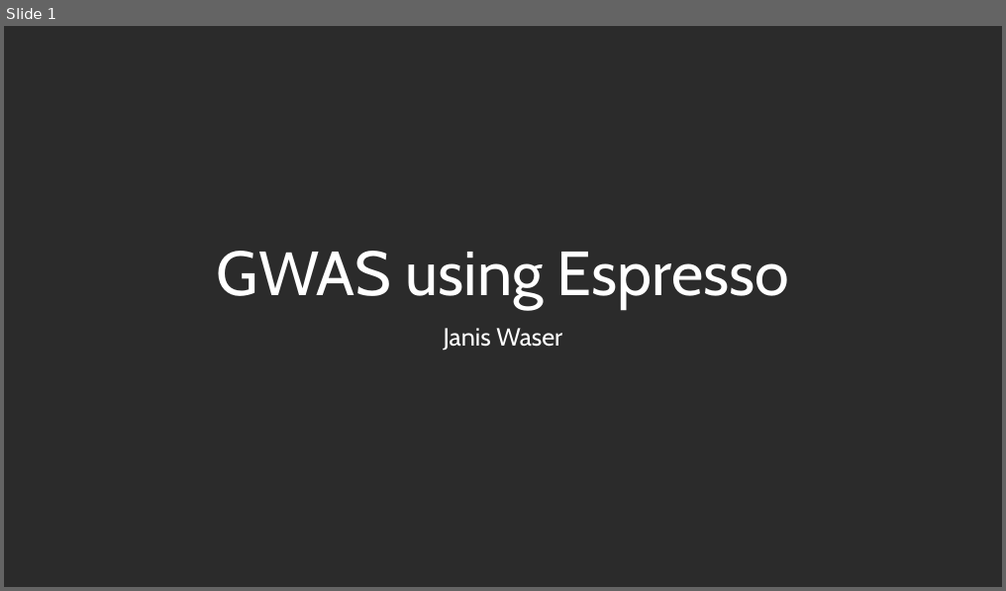
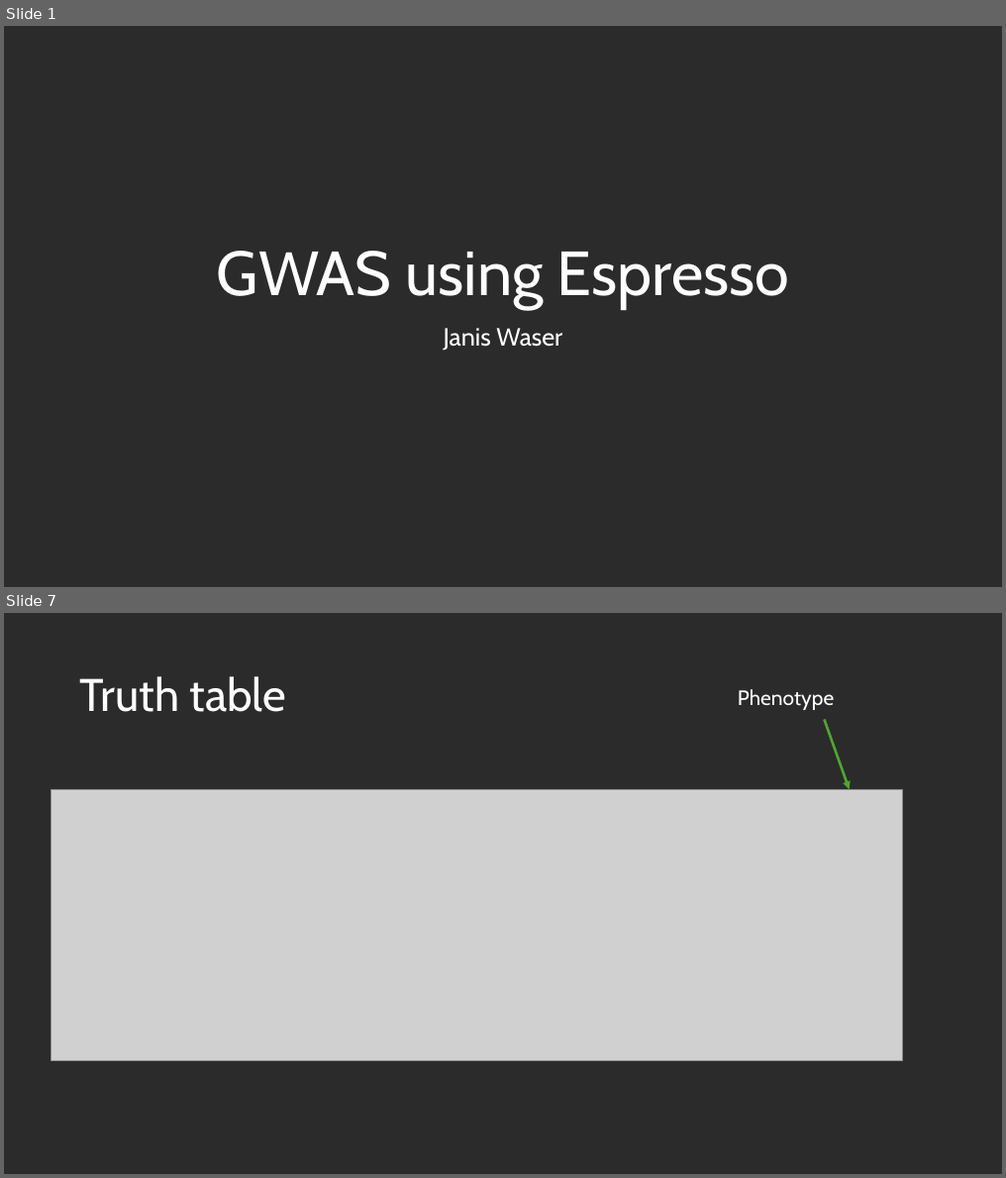
Before and after one commit to us-ja/GWAS_Internship_2025, a slide deck: Presentation/End_of_internship.pptx. Shown one above the other, each under a label of ours: slide 1 before the commit, slides 1 and 7 after it; the slides between them are not shown. The pictures are 1006x591 and 1006x1178 pixels, drawn with LibreOffice and Linux fonts; fonts in the diff are those of the drawing; grey boxes stand for pictures; background and template pictures are left out; a plain dark background stands for a picture behind light text. Boxes give left, top, right and bottom in pixels: in the first picture for what was removed or moved away, otherwise in the second. Text is boxed around its words. In the diff, an @@ line names an element or a change of style, - is before the commit and + after.

```diff
--- a/Presentation/End_of_internship.pptx
+++ b/Presentation/End_of_internship.pptx
@@ slide 7 added at box(4, 613, 1002, 1174), background picture (left out) @@
@@ title added at box(80, 676, 286, 712), 44 pt, text #FFFFFF @@
+Truth table
@@ text added at box(738, 689, 834, 710), 20 pt, text #FFFFFF @@
+Phenotype
@@ arrow added from (825, 719) to (849, 789), #4EA72E 2.5 pt @@
@@ picture added at box(52, 789, 902, 1061) @@
```
Also in this commit, not shown: 7 slides changed, 2 other slides added, 2 slides removed.
